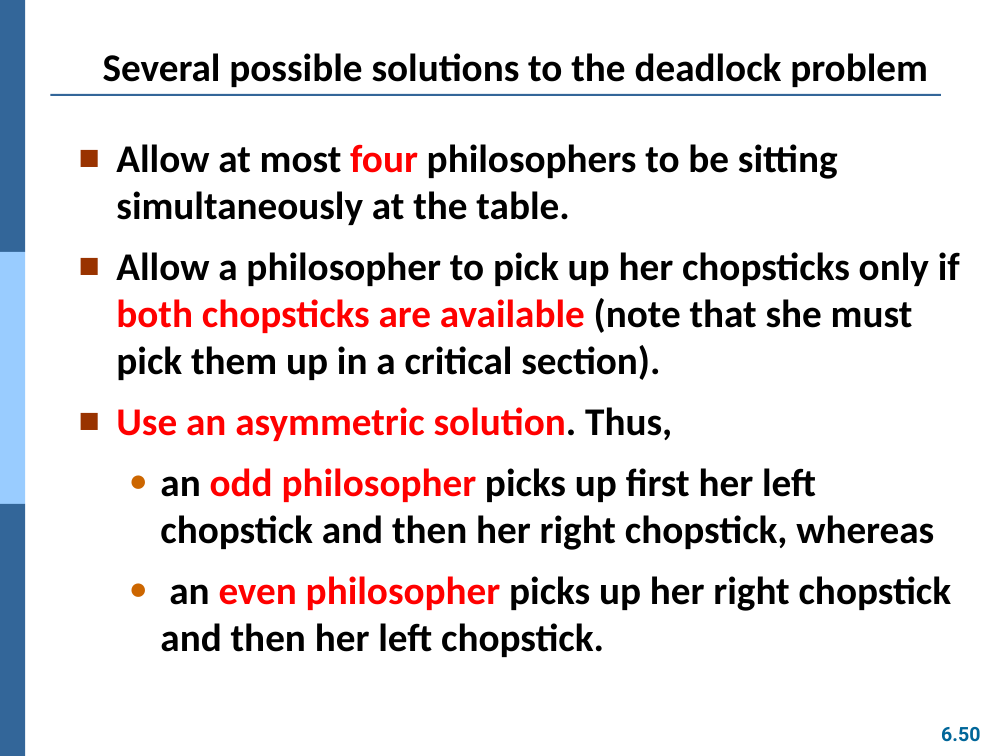
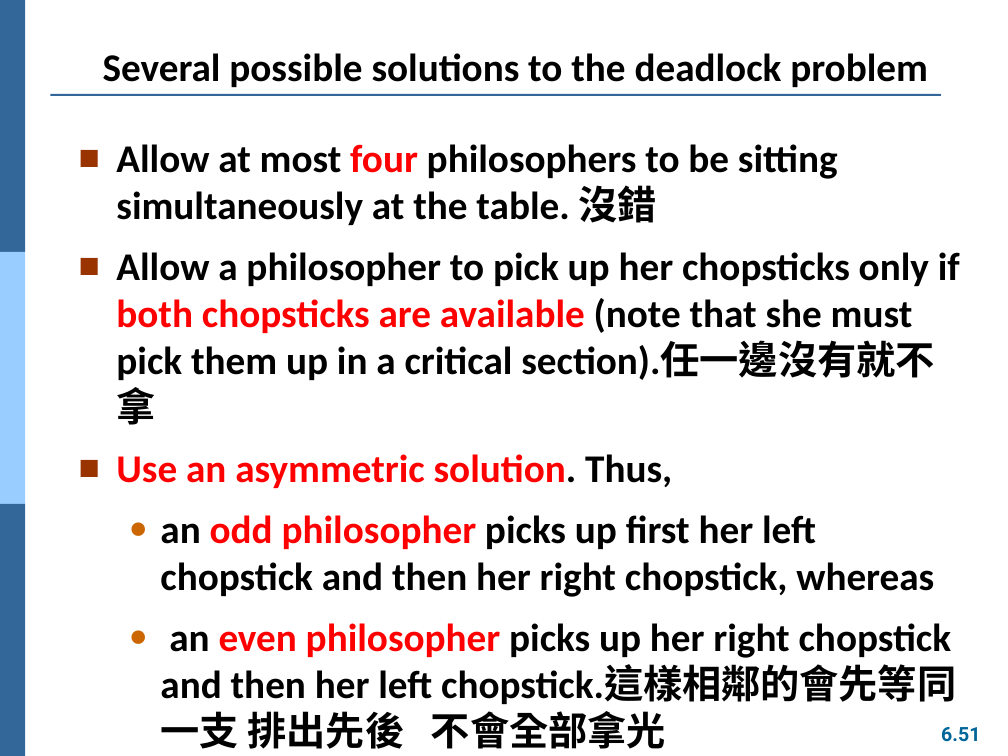
Before and after one commit to Yang09701194/OS_Learning, a slide deck: slide 51 of ch06.pptx (slide 50 before the commit). Drawn at 1008x756 pixels with LibreOffice and Linux fonts; fonts in the diff are those of the drawing; background and template pictures are left out. Boxes give left, top, right and bottom in pixels: in the first picture for what was removed or moved away, otherwise in the second. Text is boxed around its words. In the diff, an @@ line names an element or a change of style, - is before the commit and + after.

Commit message:
20200503

```diff
--- a/ch06.pptx
+++ b/ch06.pptx
@@ text at [116,144,960,425]: text changed @@
-■ Allow at most four philosophers to be sitting simultaneously at the table.
-■ Allow a philosopher to pick up her chopsticks only if both chopsticks are available (note that she must pick them up in a critical section).
+■ Allow at most four philosophers to be sitting simultaneously at the table. 沒錯
+■ Allow a philosopher to pick up her chopsticks only if both chopsticks are available (note that she must pick them up in a critical section).任一邊沒有就不拿
@@ text at [160,623,956,749]: text changed @@
-  ● an even philosopher picks up her right chopstick and then her left chopstick.
+  ● an even philosopher picks up her right chopstick and then her left chopstick.這樣相鄰的會先等同一支 排出先後 不會全部拿光
@@ page number at [941,727,980,742]: text changed @@
-6.50
+6.51
```
Also in this commit, not shown: 12 other slides changed, 1 slide added.
